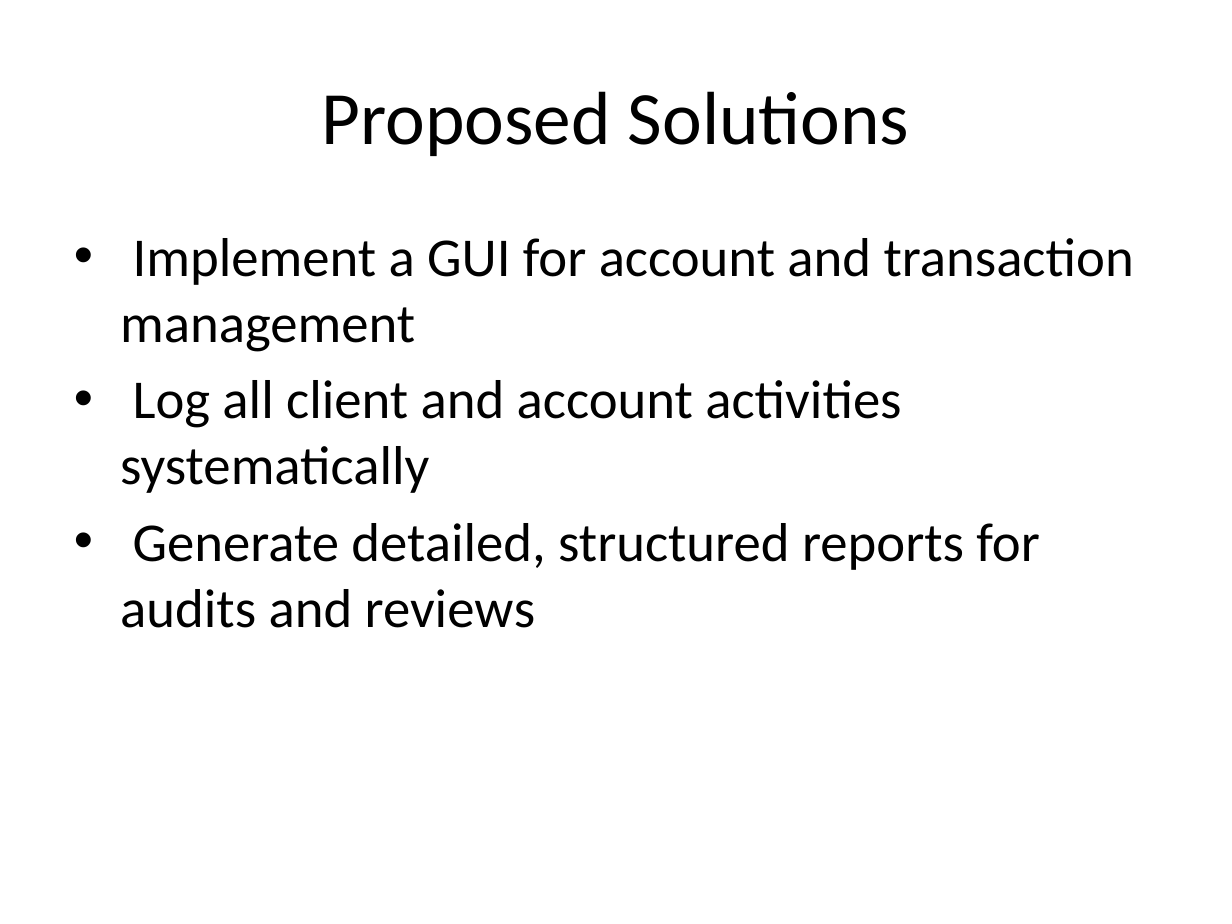
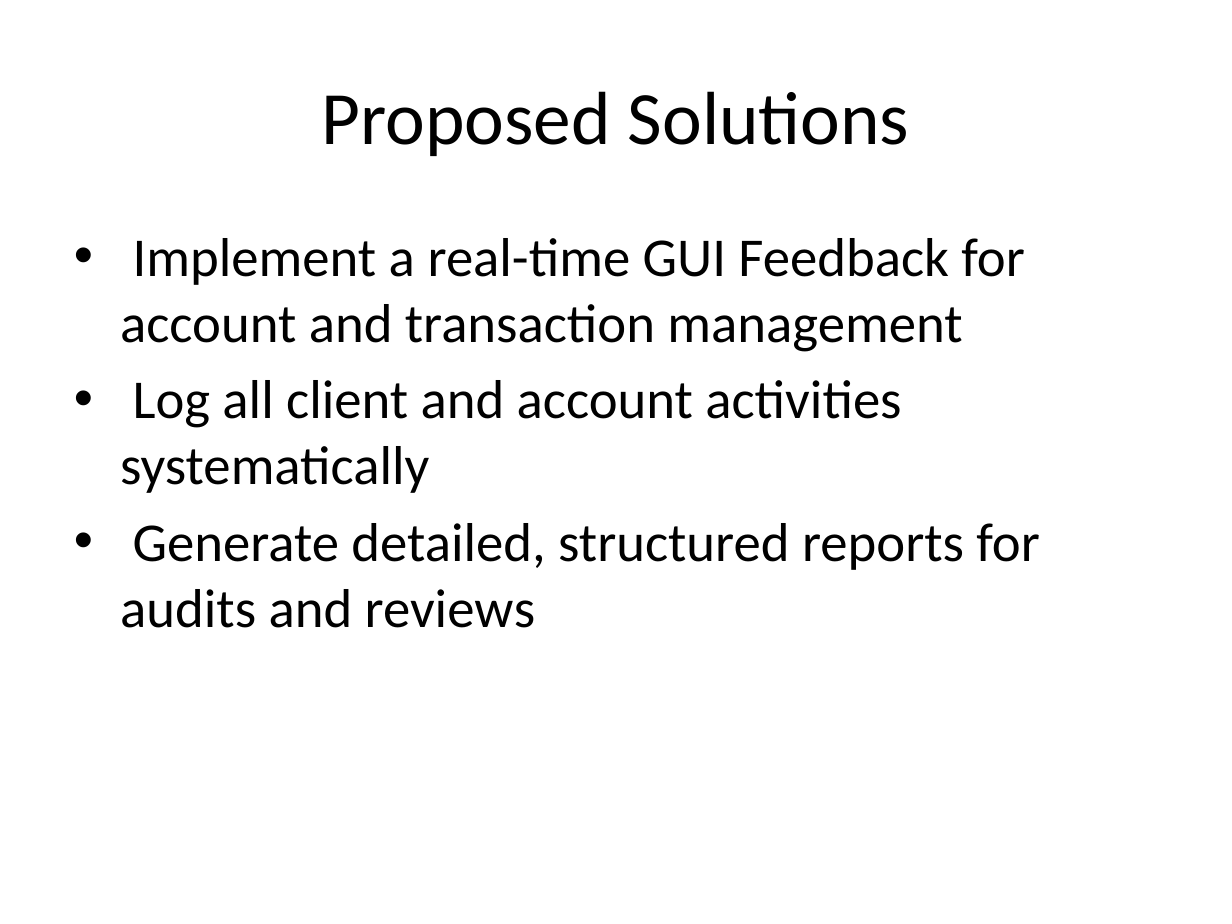
Before and after one commit to Ciprian1922/Code_Works, a slide deck: slide 3 of Y3S1/DP/Bank_Management_Presentation.pptx. Drawn at 1232x924 pixels with LibreOffice and Linux fonts; fonts in the diff are those of the drawing. Boxes give left, top, right and bottom in pixels: in the first picture for what was removed or moved away, otherwise in the second. Text is boxed around its words. In the diff, an @@ line names an element or a change of style, - is before the commit and + after.

```diff
--- a/Y3S1/DP/Bank_Management_Presentation.pptx
+++ b/Y3S1/DP/Bank_Management_Presentation.pptx
@@ text at [120,238,1024,352]: text changed @@
-• Implement a GUI for account and transaction management
+• Implement a real-time GUI Feedback for account and transaction management
```
Also in this commit, not shown: 4 other slides changed, 41 other files.
